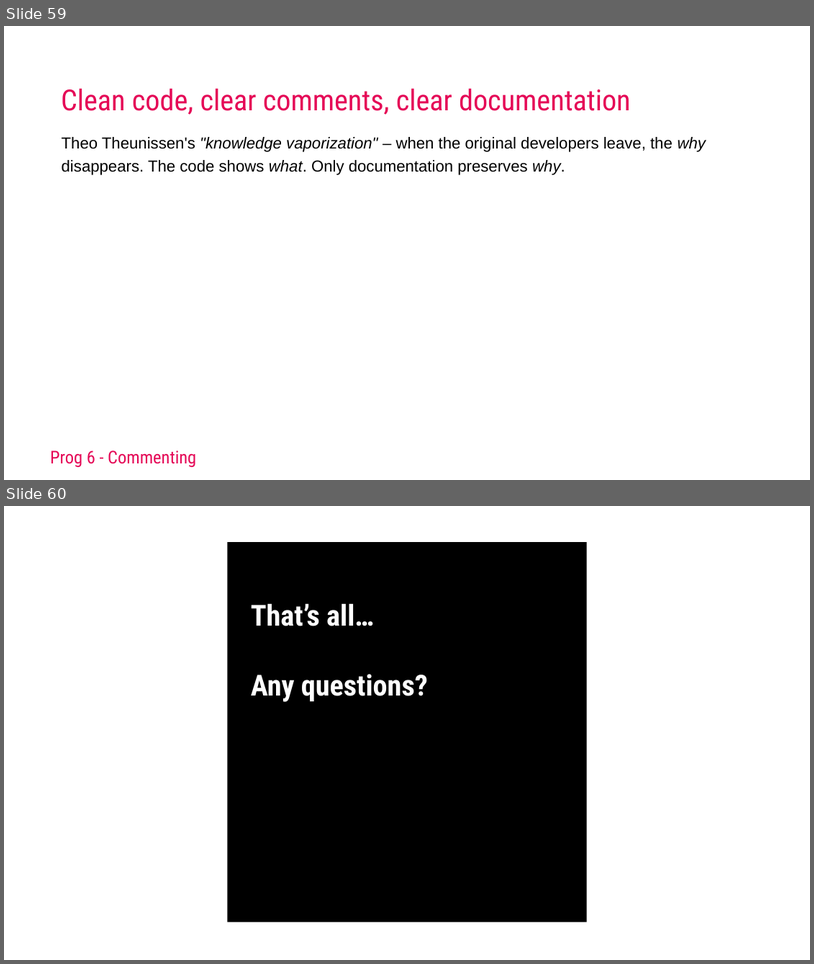
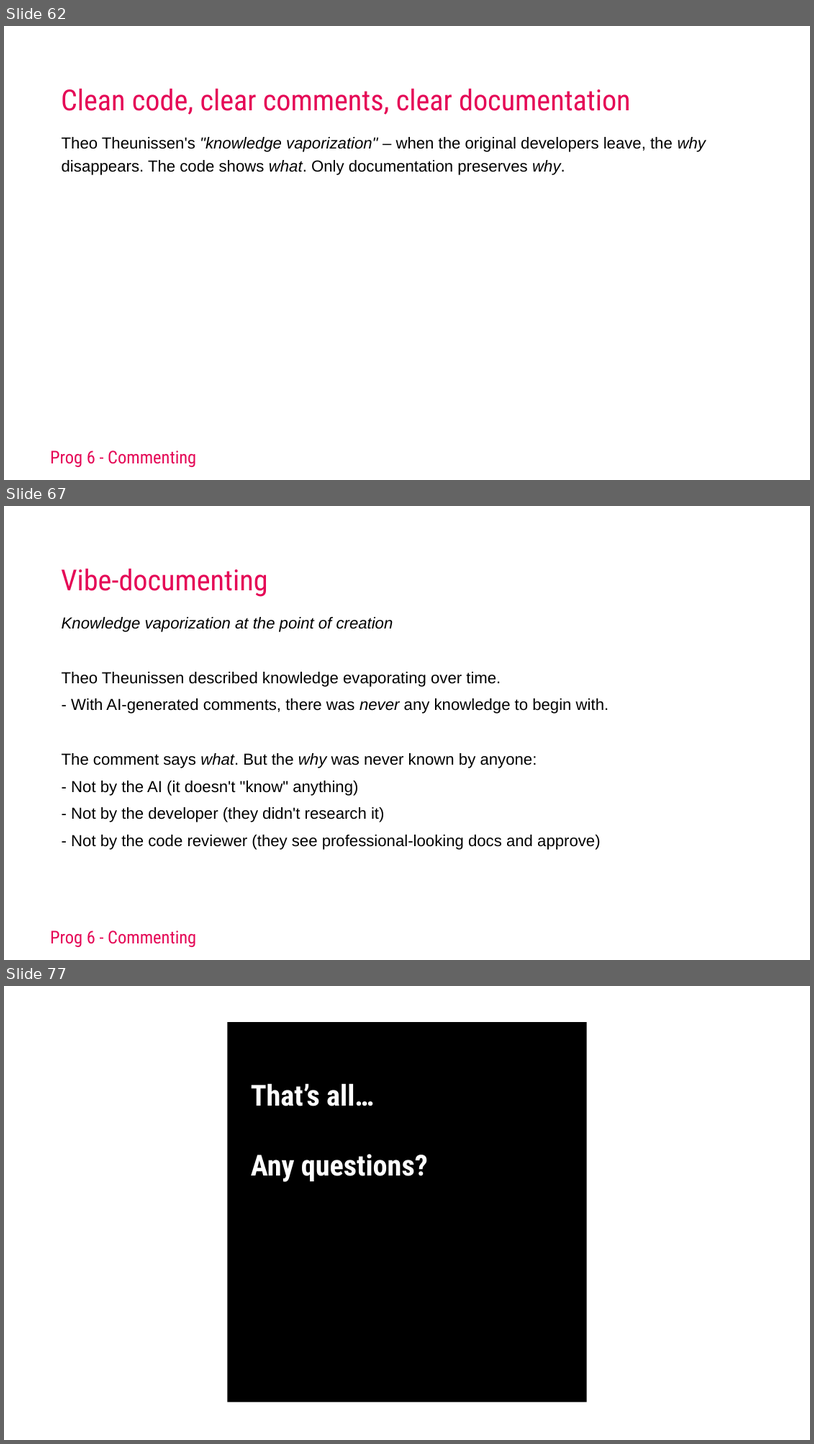
Before and after one commit to AEAEmbedded/ESE_PROG, a slide deck: Workshops/Commenting/Keynotes/Workshop Commenting 2025.pptx. Shown one above the other, each under a label of ours: slides 59 and 60 before the commit, slides 62, 67 and 77 after it; the slides between them are not shown. The pictures are 814x964 and 814x1444 pixels, drawn with LibreOffice and Linux fonts; fonts in the diff are those of the drawing; background and template pictures are left out. Boxes give left, top, right and bottom in pixels: in the first picture for what was removed or moved away, otherwise in the second. Text is boxed around its words. In the diff, an @@ line names an element or a change of style, - is before the commit and + after.

Commit message:
Enh Workshop commenting

```diff
--- a/Workshops/Commenting/Keynotes/Workshop Commenting 2025.pptx
+++ b/Workshops/Commenting/Keynotes/Workshop Commenting 2025.pptx
@@ slide 67 added at (4,506,810,960), background #FFFFFF; not listed: 1 template element that a slide beside it also shows @@
@@ title added at (61,568,268,597), 69 pt, text #E50856 @@
+Vibe-documenting
@@ text added at (62,617,610,849), 38 pt, text #000000 @@
+Knowledge vaporization at the point of creation
+Theo Theunissen described knowledge evaporating over time.
+- With AI-generated comments, there was never any knowledge to begin with.
+The comment says what. But the why was never known by anyone:
+- Not by the AI (it doesn't "know" anything)
+- Not by the developer (they didn't research it)
+- Not by the code reviewer (they see professional-looking docs and approve)
@@ what was slide 59 is now slide 62 @@
@@ what was slide 60 is now slide 77 @@
```
Also in this commit, not shown: 16 other slides added, 10 other files.
